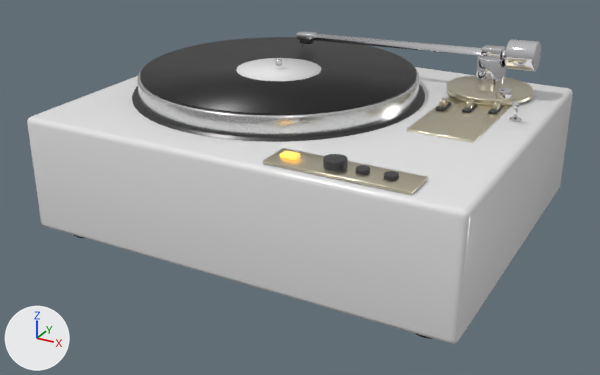
The FBX model My project/Assets/Models/Props/turntable.fbx as it was, and as the next commit left it.
Camera for both pictures: a 50 mm camera at (0.384, -0.727, 0.384) aimed at (-0.001, -0.027, 0.033). Lighting does not change. The marker at lower left points along +X, +Y and +Z. The older version comes first. Where no turn or scale is listed for an object, it has been applied to the vertices.

Before the edit, the objects in view are built like this:
```python
ob_antiskate_knob = bpy.data.objects.new('AntiSkate_Knob', me_cylinder_013)
ob_antiskate_knob.location = (0.175, 0.085, 0.132)
ob_base_wood = bpy.data.objects.new('Base_Wood', me_cube_006)
ob_base_wood.location = (0.0, 0.0, 0.06)
ob_cue_lever_base = bpy.data.objects.new('Cue_Lever_Base', me_cylinder_017)
ob_cue_lever_base.location = (0.2, 0.035, 0.1218)
ob_cue_lever_tip = bpy.data.objects.new('Cue_Lever_Tip', me_sphere_001)
ob_cue_lever_tip.location = (0.2, 0.0293, 0.1396)
ob_front_panel = bpy.data.objects.new('Front_Panel', me_cube_014)
ob_front_panel.location = (0.11, -0.1552, 0.122)
ob_platter = bpy.data.objects.new('Platter', me_cylinder_025)
ob_platter.location = (-0.05, 0.0152, 0.131)
ob_record_label = bpy.data.objects.new('Record_Label', me_cylinder_007)
ob_record_label.location = (-0.05, 0.0152, 0.144)
ob_right_panel = bpy.data.objects.new('Right_Panel', me_cube_015)
ob_right_panel.location = (0.15, 0.04, 0.1205)
ob_tonearm_tube = bpy.data.objects.new('Tonearm_Tube', me_cylinder_011)
ob_tonearm_tube.location = (0.0455, 0.1119, 0.161)
# also in view: 'Platter_Well' at (-0.05, 0.015, 0.117); 'Tonearm_BasePlate' at (0.151, 0.112, 0.125); 'Tonearm_PivotHousing' at (0.151, 0.112, 0.143); 'Record' at (-0.05, 0.015, 0.143); 'Tonearm_Counterweight' at (0.182, 0.111, 0.166)
```
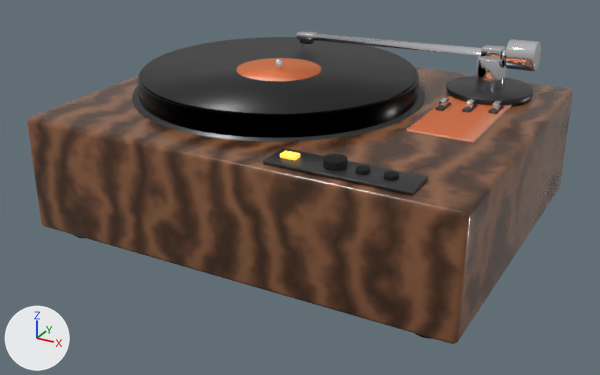
The change, as a list of edits to the scene's bpy script:
```text
Add img_t_walnutburl_baked_png:
    img_t_walnutburl_baked_png = load_image('T_WalnutBurl_baked.png', 'Textures/T_WalnutBurl_baked.png', 1024, 1024, 'sRGB')
Add img_t_polishedaluminum_baked_png:
    img_t_polishedaluminum_baked_png = load_image('T_PolishedAluminum_baked.png', 'Textures/T_PolishedAluminum_baked.png', 1024, 1024, 'sRGB')
Add img_t_recordlabel_baked_png:
    img_t_recordlabel_baked_png = load_image('T_RecordLabel_baked.png', 'Textures/T_RecordLabel_baked.png', 1024, 1024, 'sRGB')
Change mat_m_recordlabel:
    remove mat_m_recordlabel.base_color = (0.8, 0.8, 0.8)  # white #e7e7e7
    add mat_m_recordlabel.texture = img_t_recordlabel_baked_png
    mat_m_recordlabel.metallic: 0.0 -> 1.0
Change mat_m_walnutburl:
    remove mat_m_walnutburl.base_color = (0.8, 0.8, 0.8)  # white #e7e7e7
    add mat_m_walnutburl.texture = img_t_walnutburl_baked_png
Change mat_m_polishedaluminum:
    remove mat_m_polishedaluminum.base_color = (0.82, 0.82, 0.82)  # white #eaeaea
    add mat_m_polishedaluminum.texture = img_t_polishedaluminum_baked_png
Change me_cube_015:
    where me_cube_015.from_pydata(...)  # 56 vertices, 54 faces; spans x -0.032..0.032, y -0.078..0.078, z -0.002..0.002
    remove me_cube_015.materials.append(mat_m_brushedchampagne)  # pale yellow #e5ddc4
    add me_cube_015.materials.append(mat_m_recordlabel)  # picture img_t_recordlabel_baked_png
Change me_cylinder_026:
    where me_cylinder_026.from_pydata(...)  # 288 vertices, 242 faces; spans x -0.045..0.045, y -0.045..0.045, z -0.003..0.003
    remove me_cylinder_026.materials.append(mat_m_brushedchampagne)  # pale yellow #e5ddc4
    add me_cylinder_026.materials.append(mat_m_darkmetal)  # dark grey #454548
Change me_cube_014:
    where me_cube_014.from_pydata(...)  # 56 vertices, 54 faces; spans x -0.0672..0.0672, y -0.0175..0.0175, z -0.0015..0.0015
    remove me_cube_014.materials.append(mat_m_brushedchampagne)  # pale yellow #e5ddc4
    add me_cube_014.materials.append(mat_m_cartridge)  # black #2c2c2c
Remove ob_cue_lever_tip:
    ob_cue_lever_tip = bpy.data.objects.new('Cue_Lever_Tip', me_sphere_001)
    ob_cue_lever_tip.location = (0.2, 0.0293, 0.1396)
Remove ob_antiskate_knob:
    ob_antiskate_knob = bpy.data.objects.new('AntiSkate_Knob', me_cylinder_013)
    ob_antiskate_knob.location = (0.175, 0.085, 0.132)
Remove ob_cue_lever_base:
    ob_cue_lever_base = bpy.data.objects.new('Cue_Lever_Base', me_cylinder_017)
    ob_cue_lever_base.location = (0.2, 0.035, 0.1218)
```

Boxes [x1, y1, x2, y2] around the edits, measured in the pictures (600 x 375 px):
'Base_Wood', surface changed (white to brown): [27, 67, 573, 344] in both
'Platter', surface changed (white to black): [138, 68, 419, 138] in both
'Front_Panel', recoloured (pale yellow to black): [263, 148, 428, 195] in both
'Right_Panel', surface changed, recoloured (pale yellow to orange): [407, 96, 512, 143] in both
'Tonearm_BasePlate', recoloured (pale yellow to dark grey): [446, 75, 533, 105] in both
'Record_Label', surface changed (white to orange): [236, 58, 321, 81] in both
'AntiSkate_Knob', deleted: before [498, 88, 513, 99]
'Cue_Lever_Base', deleted: before [509, 117, 522, 125]
'Cue_Lever_Tip', deleted: before [512, 101, 519, 108]
